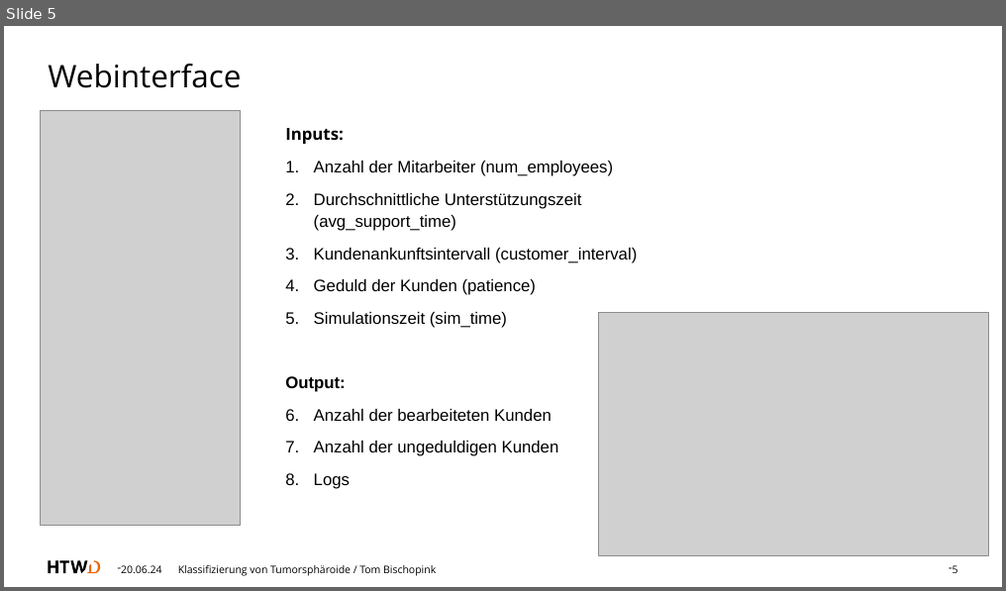
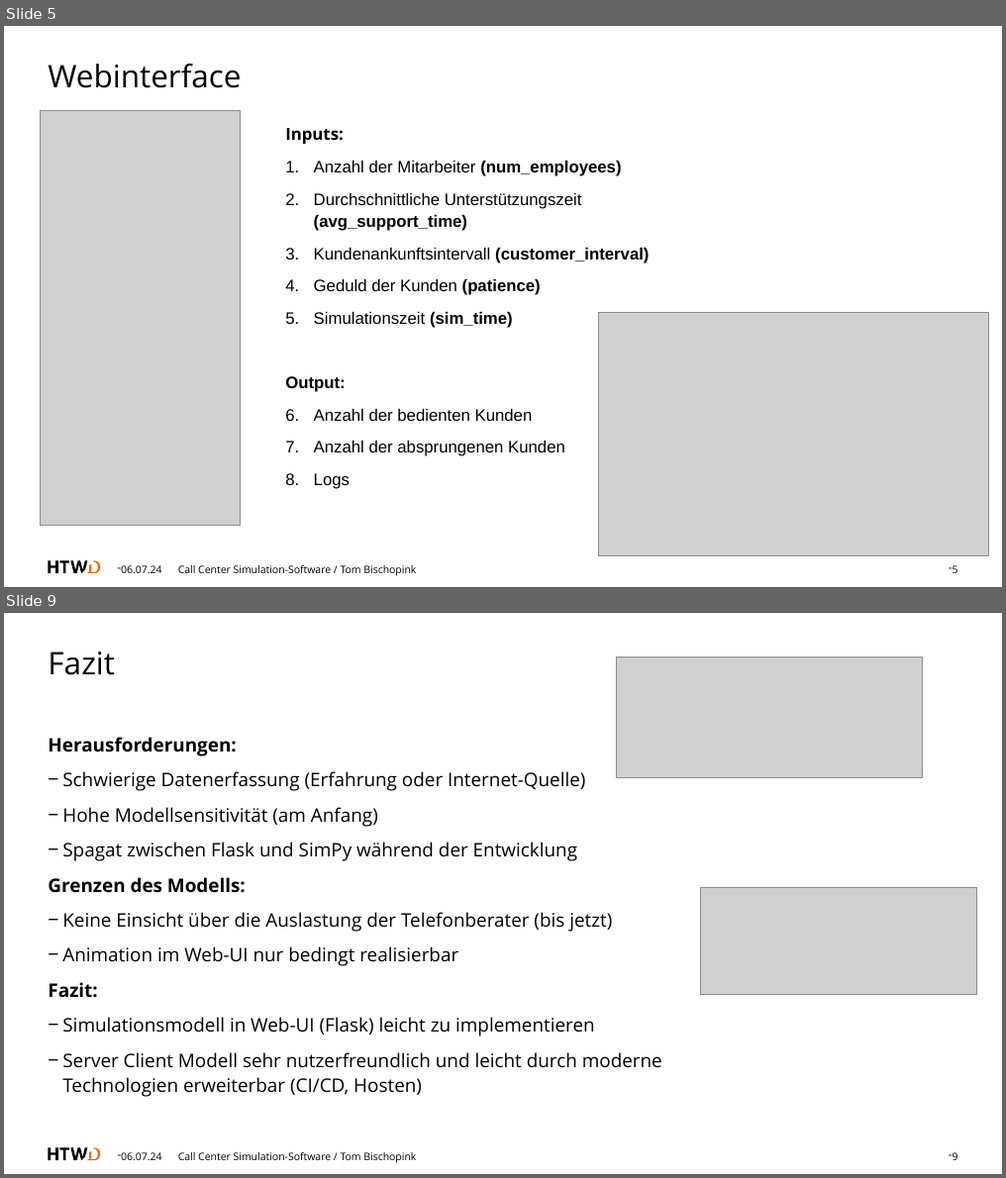
Before and after one commit to tombk556/Call-Center-Simulation, a slide deck: präsentation_callcenter.pptx. Shown one above the other, each under a label of ours: slide 5 before the commit, slides 5 and 9 after it; the slides between them are not shown. The pictures are 1006x591 and 1006x1178 pixels, drawn with LibreOffice and Linux fonts; fonts in the diff are those of the drawing; grey boxes stand for pictures. Boxes give left, top, right and bottom in pixels: in the first picture for what was removed or moved away, otherwise in the second. Text is boxed around its words. In the diff, an @@ line names an element or a change of style, - is before the commit and + after.

```diff
--- a/präsentation_callcenter.pptx
+++ b/präsentation_callcenter.pptx
@@ slide 9 added at (4,613,1002,1174), background #FFFFFF; not listed: 2 template elements that a slide beside it also shows @@
@@ title added at (48,652,115,675), 30 pt, text #000000 @@
+Fazit
@@ picture added at (616,658,923,777) @@
@@ text added at (48,737,662,1097), 18 pt, text #000000 @@
+Herausforderungen:
+− Schwierige Datenerfassung (Erfahrung oder Internet-Quelle)
+− Hohe Modellsensitivität (am Anfang)
+− Spagat zwischen Flask und SimPy während der Entwicklung
+Grenzen des Modells:
+− Keine Einsicht über die Auslastung der Telefonberater (bis jetzt)
+− Animation im Web-UI nur bedingt realisierbar
+Fazit:
+− Simulationsmodell in Web-UI (Flask) leicht zu implementieren
+− Server Client Modell sehr nutzerfreundlich und leicht durch moderne Technologien erweiterbar (CI/CD, Hosten)
@@ picture added at (701,888,977,994) @@
@@ text added at (121,1153,161,1160), 10 pt, text #000000 @@
+06.07.24
@@ text added at (178,1153,416,1163), 10 pt, text #000000 @@
+Call Center Simulation-Software / Tom Bischopink
@@ page number added at (952,1153,958,1160), 10 pt, text #000000 @@
+9
@@ slide 5 changed as well @@
@@ text at (314,161,648,328): bold on in "(num_employees)", "(avg_support_time)", "(customer_interval)", "(patience)" and 1 more places @@
@@ text at (314,409,565,457): text changed @@
-1. Anzahl der bearbeiteten Kunden
-2. Anzahl der ungeduldigen Kunden
+1. Anzahl der bedienten Kunden
+2. Anzahl der absprungenen Kunden
@@ text at (121,566,161,573): text changed @@
-20.06.24
+06.07.24
@@ text at (178,566,416,576): text changed @@
-Klassifizierung von Tumorsphäroide / Tom Bischopink
+Call Center Simulation-Software / Tom Bischopink
```
Also in this commit, not shown: 5 other slides changed, 3 other slides added, 1 other file.
